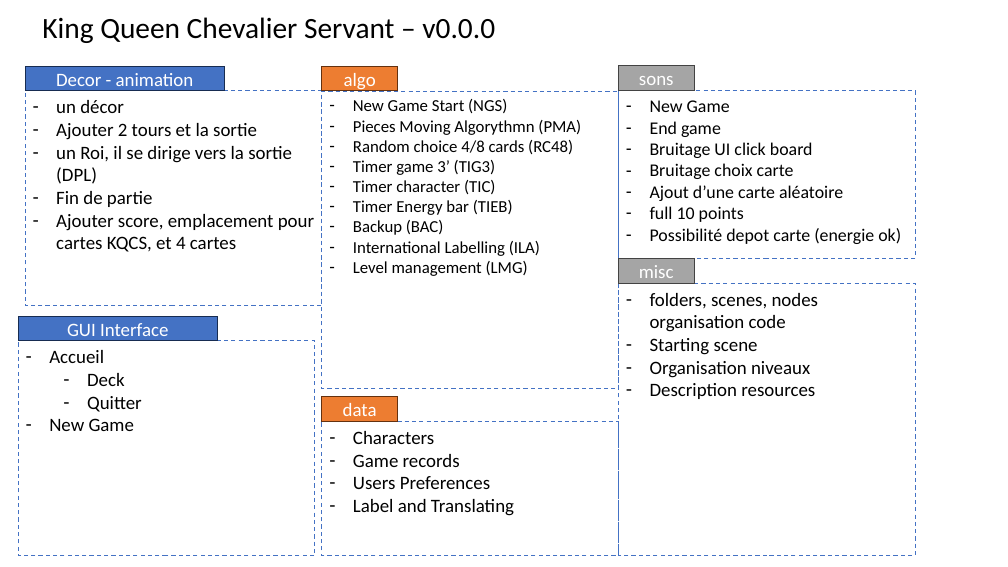
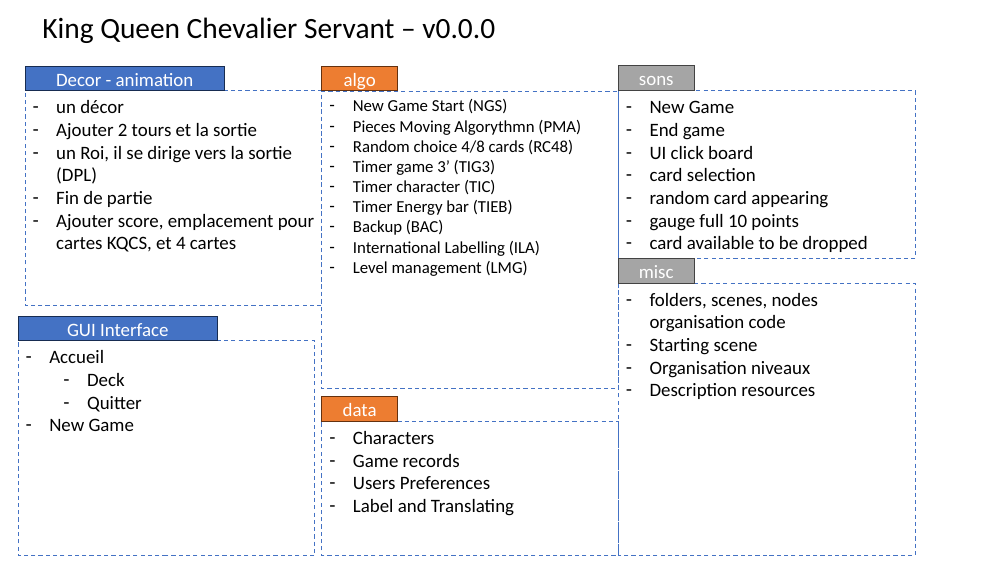
Before and after one commit to eossf/board-godot_T, a slide deck: slide 11 of Design/KQCS.ppt. Drawn at 1008x567 pixels with LibreOffice and Linux fonts; fonts in the diff are those of the drawing. Boxes give left, top, right and bottom in pixels: in the first picture for what was removed or moved away, otherwise in the second. Text is boxed around its words. In the diff, an @@ line names an element or a change of style, - is before the commit and + after.

```diff
--- a/Design/KQCS.ppt
+++ b/Design/KQCS.ppt
@@ text in rectangle at [650, 100, 734, 140]: size 17 to 18 pt in "New Game", "End game" @@
@@ text in rectangle at [650, 146, 867, 252]: text changed; size 17 to 18 pt @@
-– Bruitage UI click board
-– Bruitage choix carte
-– Ajout d’une carte aléatoire
-– full 10 points
-– Possibilité depot carte (energie ok)
+– UI click board
+– card selection
+– random card appearing
+– gauge full 10 points
+– card available to be dropped
```
Also in this commit, not shown: 1 other file.
